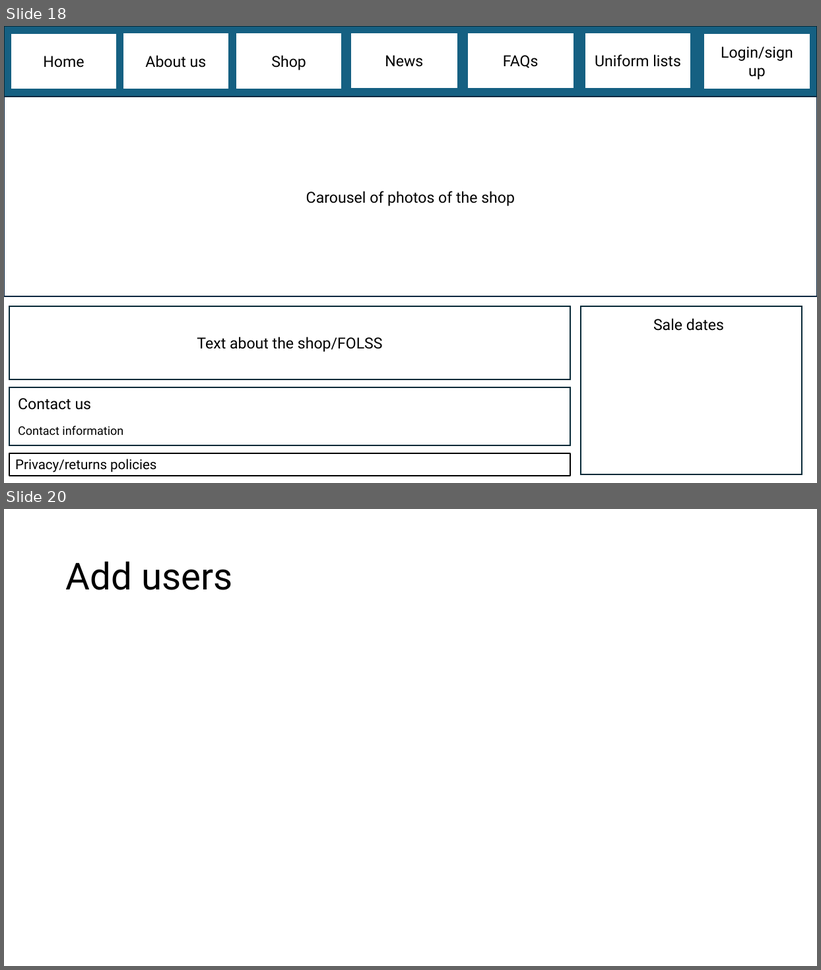
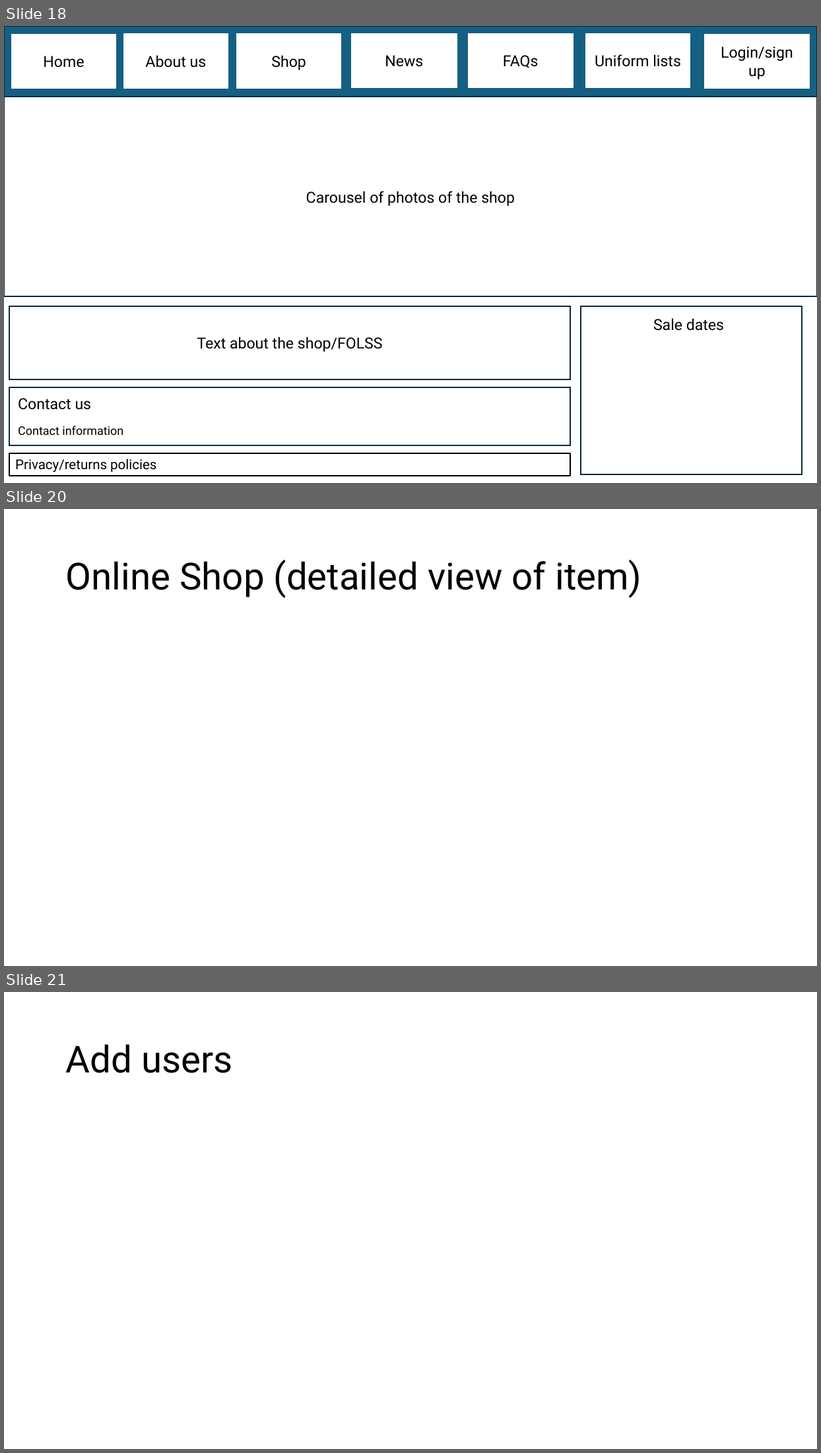
Before and after one commit to programmer647/Coursework, a slide deck: Writeup/Page designs.pptx. Shown one above the other, each under a label of ours: slides 18 and 20 before the commit, slides 18, 20 and 21 after it; the slides between them are not shown. The pictures are 821x970 and 821x1453 pixels, drawn with LibreOffice and Linux fonts; fonts in the diff are those of the drawing. Boxes give left, top, right and bottom in pixels: in the first picture for what was removed or moved away, otherwise in the second. Text is boxed around its words. In the diff, an @@ line names an element or a change of style, - is before the commit and + after.

Commit message:
shop page

```diff
--- a/Writeup/Page designs.pptx
+++ b/Writeup/Page designs.pptx
@@ slide 20 added at <box>4,509,817,966</box>, background #FFFFFF @@
@@ title added at <box>66,560,642,598</box>, 44 pt, text #000000 @@
+Online Shop (detailed view of item)
@@ what was slide 20 is now slide 21 @@
```
Also in this commit, not shown: 1 slide changed, 9 other files.
